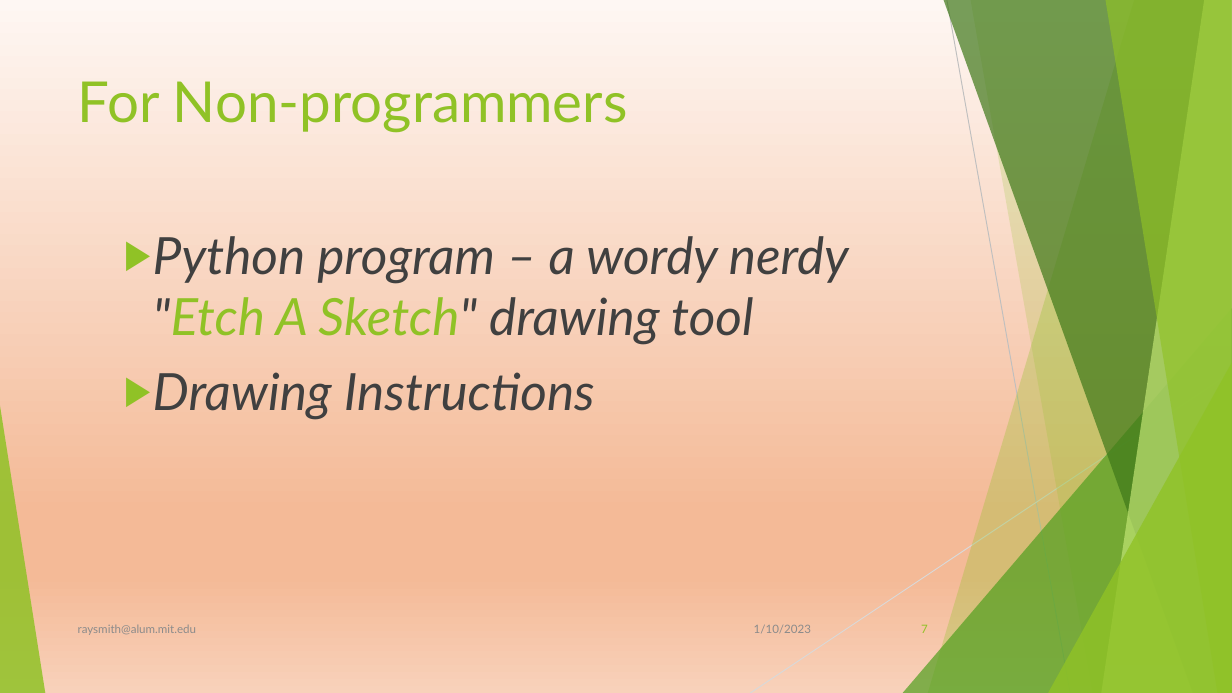
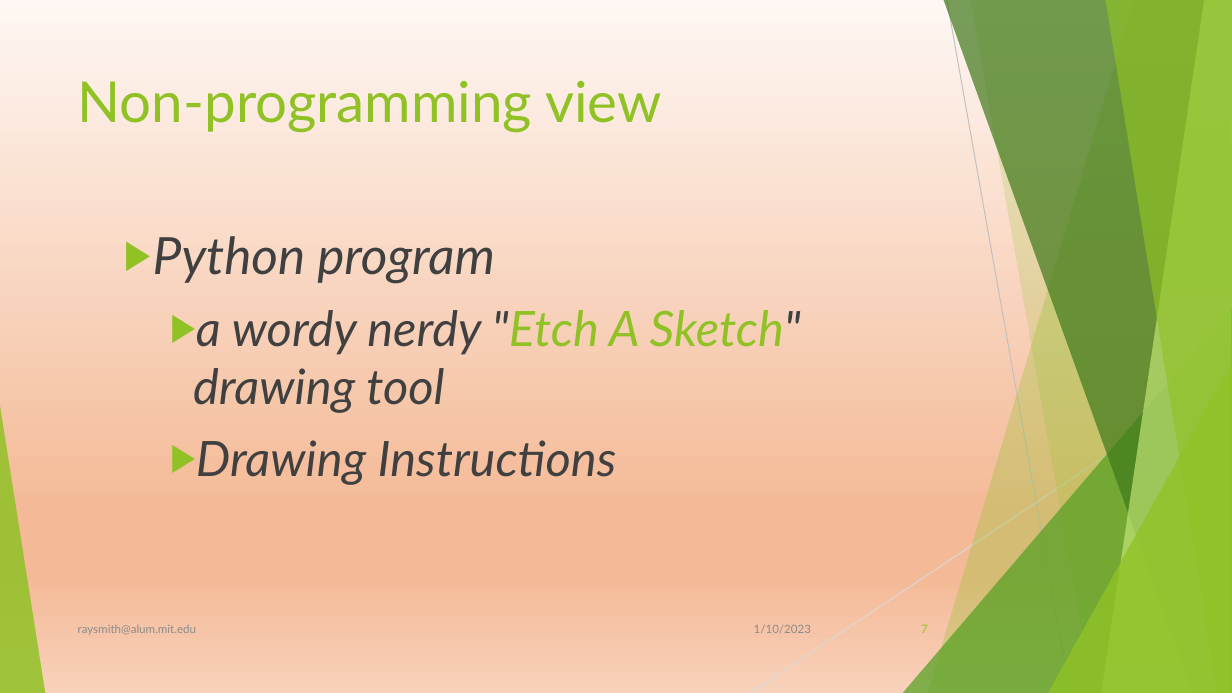
Before and after one commit to raysmith619/Introduction-To-Programming, a slide deck: slide 7 of Docs/ForTheBlind/Visually Imparied Introduction.pptx. Drawn at 1232x693 pixels with LibreOffice and Linux fonts; fonts in the diff are those of the drawing. Boxes give left, top, right and bottom in pixels: in the first picture for what was removed or moved away, otherwise in the second. Text is boxed around its words. In the diff, an @@ line names an element or a change of style, - is before the commit and + after.

```diff
--- a/Docs/ForTheBlind/Visually Imparied Introduction.pptx
+++ b/Docs/ForTheBlind/Visually Imparied Introduction.pptx
@@ title at box(78, 81, 662, 133): text changed @@
-For Non-programmers
+Non-programming view
@@ text at box(153, 236, 801, 413): text changed; size 40 to 38 pt @@
-  ▶ Python program – a wordy nerdy "Etch A Sketch" drawing tool
+  ▶ Python program
+    ▶ a wordy nerdy "Etch A Sketch" drawing tool
@@ text at box(196, 440, 617, 485): size 40 to 38 pt in "Drawing Instructions"; list level 2 to 3 in "Drawing Instructions" @@
```
Also in this commit, not shown: 4 other slides changed.
